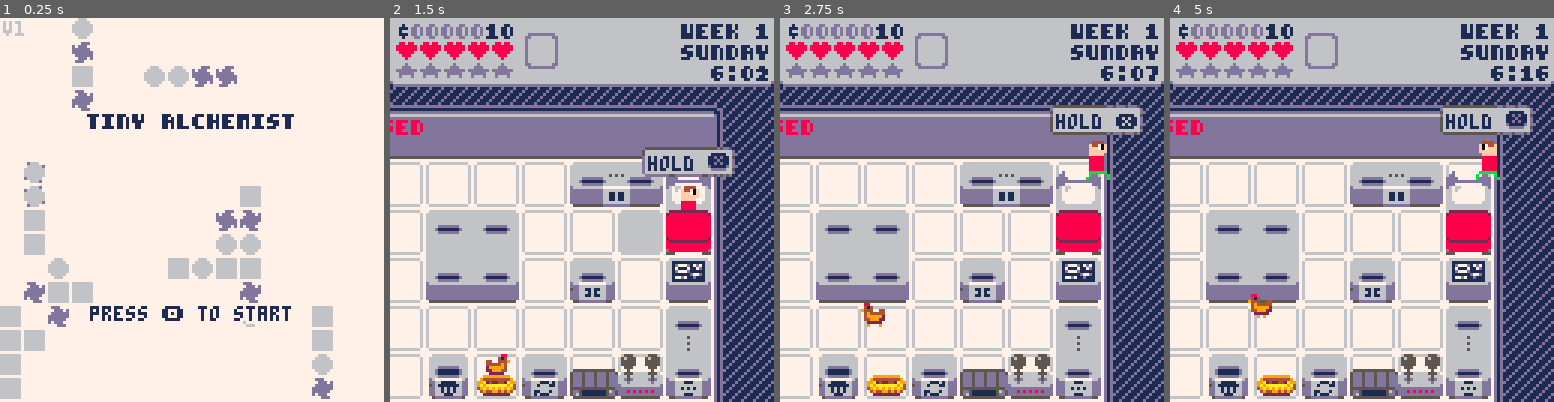
Above: before the commit, frames 1-4 (left to right).
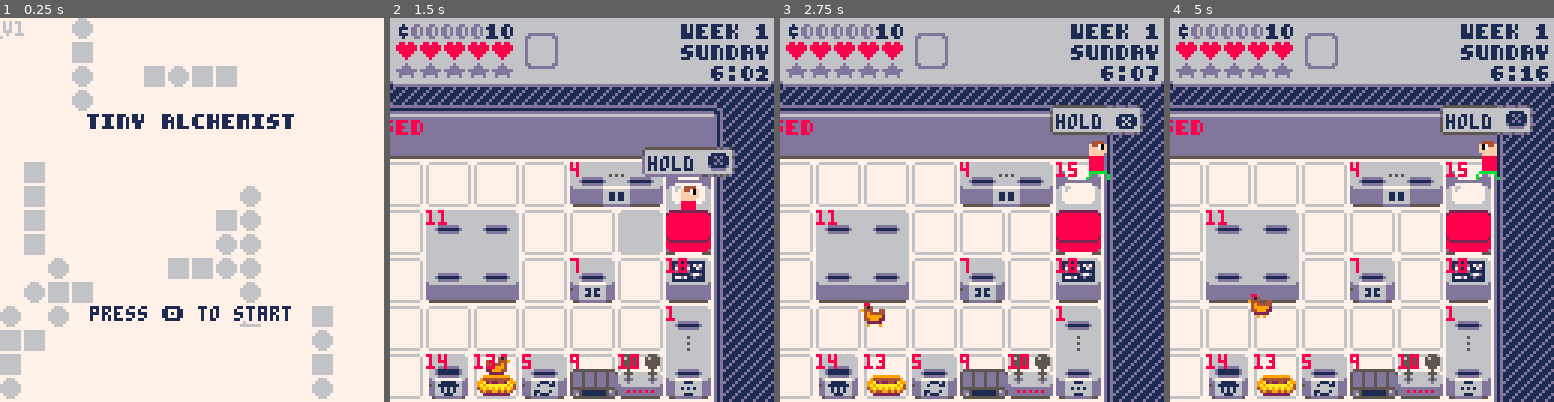
Above: after the commit, the same moments.

Repository: MisterWizard01/tiny_alchemist
Game: PICO-8 cartridge alchemy_2.p8
The game is run twice, just before and just after one commit, with the same random seed, the same clock (stepped at 60 frames per second) and the same inputs.
Inputs:
- Up to frame 1 (0.25 s): no input
- Up to frame 2 (1.5 s): tap X (X key) at 0.33, 1.07 s; tap O (Z key) at 0.7 s
- Up to frame 3 (2.75 s): hold Right 1.6-2.1 s; tap O (Z key) at 1.7, 2.1, 2.5 s; tap X (X key) at 1.85 s; hold Up 2.15-2.42 s; hold Right from 2.47 s (still down)
- Up to frame 4 (5 s): tap O (Z key) every 0.4 s from 2.9 to 4.9 s; tap X (X key) at 2.97, 4.08 s; release Right at 3.03 s; hold Left 3.08-3.58 s; hold Down 3.63-3.97 s; hold Right 4.02-4.68 s; hold Up from 4.73 s (still down)

The runs differ from the first frame. In frame 1, 3.6% of the frame differs, in the area x 0-87%, y 4-100%; in frame 2, 0.8%; in frame 3, 1.0%; in frame 4, 1.0%.

Commit message:
switch from menu system to dialogue system adjusted batteries and dynamos

Diff:
--- a/alchemy_2.p8
+++ b/alchemy_2.p8
@@ -4,50 +4,11 @@
 --tiny alchemist
 --by glenn cagle
 
---todo
--- battery blueprint
--- battery label in shop
--- money should update faster
---  when you buy something
-
--- editor sounds
--- collisions with top bed
--- wall machs?
---  editor
--- 	mirror for adjusting appearance?
-
--- batteries
--- story+tutorial dialogue
---	character creator
--- menu juice
---  animations
---  sounds
--- potion material
---  bird laying egg
--- offers shouldn't match
--- expand lab animation
-
---sounds
---00 footsteps
---01 generating power
---02 machine finished
---03 pick up potion
---04 place potion
---05 ding ding ding
---06 money change
---07 cha ching
---08 bird call
---09 bird gobble
---10 bird peck
---11 menu pop up
---12 westminster chimes
-
 function _init()
 	version="v1"
 	data_found=cartdata("mrwiz_alchemist_1")
 
-	music(0)
-	music_playing=true
+	music"0"
 	menuitem(3,"toggle music",toggle_music)
 
 	debug={}
@@ -64,15 +25,14 @@
 	fade_perc=0
 
 	--prime numbers for hashing
-	primes=split("3,5,7,11,13,17,19,23,29,31,37,41,43,47,53,59,61,67,71,73,79,83,89,97,101,103,107,109,113,127,131,137,139,149,151,157,163,167,173,179,181,191,193,197,199,211,223,227,229,233,239,241,251,257,263,269,271,277,281,283,293,307,311,313,317,331,337,347,349,353,359,367,373,379,383,389,397,401,409,419,421,431,433,439,443,449,457,461,463,467,479,487,491,499,503,509,521,523,541,547,557,563,569,571,577,587,593,599,601,607,613,617,619,631,641,643,647,653,659,661,673,677,683,691,701,709,719")
+	primes=split"3,5,7,11,13,17,19,23,29,31,37,41,43,47,53,59,61,67,71,73,79,83,89,97,101,103,107,109,113,127,131,137,139,149,151,157,163,167,173,179,181,191,193,197,199,211,223,227,229,233,239,241,251,257,263,269,271,277,281,283,293,307,311,313,317,331,337,347,349,353,359,367,373,379,383,389,397,401,409,419,421,431,433,439,443,449,457,461,463,467,479,487,491,499,503,509,521,523,541,547,557,563,569,571,577,587,593,599,601,607,613,617,619,631,641,643,647,653,659,661,673,677,683,691,701,709,719"
 	primes[0]=2
 
 	--buffer for sprites in lab
 	--to draw them in y-sort order
 	lab_sprs={}
 
-	dirx=split("-1,1,0,0,-1,1,-1,1")
-	diry=split("0,0,-1,1,-1,-1,1,1")
+	dirx,diry=split"-1,1,0,0,-1,1,-1,1",split"0,0,-1,1,-1,-1,1,1"
 
 	--custom font
 	poke(0x5600,unpack(split"5,8,7,0,0,0,0,0,0,0,0,0,0,0,0,0,0,0,0,0,0,0,0,0,0,0,0,0,0,0,0,0,0,0,0,0,0,0,0,0,0,0,0,0,0,0,0 …(2998 unchanged characters)…
@@ -87,7 +47,9 @@
 	tme=360
 	tread_butt="❎"
 	power=0
-	max_power=0
+	capacity=0
+	charge=0
+	power_draw=0
 
 	butt_hold=0
 	shop_size=14
@@ -95,17 +57,11 @@
 	shop_slide=54
 	hslide=0
 
-	--customers come between
-	--8:00 and 20:00
-	next_customer=480+rnd(720/13)
-	customers_left=6
-	--cur_cust=nil
-
 	lab_w,lab_h=7,5
 
 	--starting materials
-	mats=split"0,0,1,1,2,3"
-	--mats=split("0,0,0,0,1,1,1,1,2,2,3,3,4,4,5,5,6,6,7,7,8,9,10,11,12,13,14,15,16,17,18,19,20,21,22,23")
+	mats=split"0,1"
+	--mats=split"0,0,0,0,1,1,1,1,2,2,3,3,4,4,5,5,6,6,7,7,8,9,10,11,12,13,14,15,16,17,18,19,20,21,22,23"
 	upcharge=split"1,1.5,1.5,1.5,1.5,1.5,1.5,2.125,2.125,2.125,2.125,2.125,2.125,2.125,2.125,2.125,2.125,2.125,2.125,2,2,2,2,2.75,2.75,2.75,2.75,2.75,2.75,2.75,2.75"
 	upcharge[0]=1
 
@@ -135,9 +91,9 @@
 	flip_h[0]=0
 	flip_v[0]=0
 
-	mach_data=split2d("h cut,1,2,50,separates the top\nand bott …(936 unchanged characters)… rue,1,0,0,0,0,0,0,0,0,0,0,0|battery,1,1,30,stores unused power.,0,false,1,0,0,0,0,0,0,0,0,0,0,0|nest,1,1,30,chicken include …(304 unchanged characters)…
+	mach_data=split2d("h cut,1,2,50,separates the top\nand bott …(936 unchanged characters)… rue,1,0,0,0,0,0,0,0,0,0,0,0|battery,1,1,50,stores unused power.,0,false,1,0,60,71,3,7,0,0,0,0,0,0|nest,1,1,30,chicken include …(304 unchanged characters)…
 	mach_sprs=split2d("128,129,144,145,160,161,176,177|128,129,144,145,160,161,176,177|128,130,160,129,176,146,146,177|128 …(314 unchanged characters)…
-	blup_sprs=split2d("141,143,157,159,157,159,173,175|141,143, …(207 unchanged characters)… 58,159,157,158,158,159,173,174,174,175|171,172,187,188|107,108,123,124|141,143,173,175|93,94,1 …(72 unchanged characters)…
+	blup_sprs=split2d("141,143,157,159,157,159,173,175|141,143, …(207 unchanged characters)… 58,159,157,158,158,159,173,174,174,175|167,168,183,184|107,108,123,124|141,143,173,175|93,94,1 …(72 unchanged characters)…
 
 	conditions={
 		--1 no function
@@ -150,8 +106,8 @@
 		end,
 		--3 cut h ★?
 		function(p1,p2)
-		 local r1,r2=(p1 and p1.h or 0),
-		 	(p2 and p2.h or 0)
+		 local r1,r2=p1 and p1.h or 0,
+		 	p2 and p2.h or 0
 			return {abs(r1-r2)==2,
 				r1==2,r2==2}
 		end,
@@ -211,74 +167,53 @@
 
 	days=split"sunday,monday,tuesday,wednesday,thursday,friday,saturday"
 
-	dia_y,dia_y_targ=128,95
-
-	sleep_dia={{
-		text="do you want to go to\nsleep and save the\ngame?",
-		choices={
-			{
-				text="yes",
-				action=function()
-					fade_out()
-					if (tme>360) day+=1
-					tme=360 --6:00
-					save_game()
-					show_menu(menu_confirm)
+	dia_y,dia_y_targ,dia_text=
+		128,95,""
+
+	dia_table=split("do you want to go to sleep\nand save the game?|game saved!\nreturn to title or continue?|expand the lab?\nthis cannot be undone!","|")
+	choi_text=split2d("yes,no|title,continue|expand,back")
+	sleep_dia,confirm_dia,expand_dia=1,2,3
+
+	dia_actions={
+		{
+			function()
+				fade_out()
+				if (tme>360) day+=1
+				tme=360 --6:00
+				save_game()
+				show_dia(confirm_dia)
+			end,
+			function()
+				close_dia(update_game)
+			end,
+		},
+		{
+			function()
+				close_dia(update_title)
+				_drw=draw_title
+			end,
+			function()
+				start_day()
+				close_dia(update_game)
+			end,
+		},
+		{
+			function()
+				close_dia(update_editor)
+				if cur_x==lab_w then
+					lab_w+=1
+					money-=lab_h*5
+				else
+					lab_h+=1
+					money-=lab_w*5
 				end
-			},
-			{
-				text="no",
-				action=function()
-					close_menu(update_game)
-				end
-			},
+				fill_invalid_tiles()
+			end,
+			function()
+				close_dia(update_editor)
+			end,
 		}
-	}}
-	confirm_dia={{
-		text="game saved! return to\ntitle or continue?",
-		choices={
-			{
-				text="title",
-				action=function()
-					close_menu(update_title)
-					_drw=draw_title
-				end
-			},
-			{
-				text="continue",
-				action=function()
-					next_customer=480+rnd(720/13)
-					customers_left=6
-					close_menu(update_game)
-				end
-			},
-		}
-	}}
-	menu_expand={{
-		text="expand the lab? this\ncannot be undone!",
-		choices={
-			{
-				text="expand",
-				action=function()
-					close_menu(update_editor)
-					if cur_x==lab_w then
-						lab_w+=1
-						money-=lab_h*5
-					else
-						lab_h+=1
-						money-=lab_w*5
-					end
-					fill_invalid_tiles()
-				end
-			},
-			{
-				text="back",
-				action=function()
-					close_menu(update_editor)
-				end
-			},
-		}
-	}}
+	}
 
 	--actual blueprint mode cursor
 	cur_x,cur_y=0,0
@@ -296,10 +231,7 @@
 function _draw()
 	_drw()
 
-	--draw menus
-	if menu then
-		draw_menu(menu)
-	end
+	draw_dia()
 
 	--print debug messages
 	camera()
@@ -313,8 +245,6 @@
 end
 
 function update_game()
-	--debug.power=power
-
 	--clear lab buffer
 	lab_sprs={}
 
@@ -325,6 +255,9 @@
 
 	--reset shop_slide
 	shop_slide=54
+
+	--reset dialog box
+	dia_y=lerp(dia_y,128,.4,1)
 
 	--directional input
 	local dx,dy=0,0
@@ -436,13 +369,21 @@
 		end
 	end
 
-	--power+=.25
+	--battery power
+	local p=min(mach_count[12],charge)
+	charge-=p
+	power+=p
+	power_draw=0
 
 	for m in all(machines) do
+		--ready up
 		local pots=m.pots
 		if pots then
 			m.ready=
 				m.condition(unpack(pots,1,2))
+		end
+		if m.ready[1] then
+			power_draw+=1
 		end
 		add(lab_sprs,m)
 
@@ -458,20 +399,24 @@
 	end
 
 	--run machines
-	for i=1,#machines do
+	while power>0 and power_draw>0 do
 		local m=machines[1]
-		if run_mach(m) then
-			deli(machines,1)
-			add(machines,m)
+		if m.ready[1] then
+			power-=1
+			m.prog+=1/8--m.consum
+			if m.prog>=m.max_prog then
+				m.prog=0
+				m.pots=m.process(m.pots)
+				sfx"2"
+			end
 		else
-			break
-		end
-	end
-
-	--can't store more power than
-	--you have capacity for
-	--batteries=mach #12
-	power=min(mach_count[12]*30,power)
+			m.prog=0
+		end
+		add(machines,deli(machines,1))
+	end
+
+	charge=min(capacity,charge+power)
+	power=0
 
 	--update customers
 	--★
@@ -538,19 +483,15 @@
 	end
 
 	update_time()
-
-	--lerp money on hud
-	local prev=show_money
-	show_money=lerp(show_money,
-		money,.1,.2)
-	if (flr(prev%10)!=flr(show_money%10)) sfx(6)
+	update_money()
 end
 
 function update_editor()
-	update_time()
-
 	--slide the shop back up
 	shop_slide=lerp(shop_slide,54,.5,.2)
+
+	--slide dialog box down
+	dia_y=lerp(dia_y,128,.4,1)
 
 	local dx,dy,mx,my,mw,mh=
 		0,0,cur_x,cur_y,1,1
@@ -621,10 +562,10 @@
 			del(machines,m)
 		elseif cur_x==lab_w
 		and money>=lab_h*5 then
-			show_menu(menu_expand)
+			show_dia(expand_dia)
 		elseif cur_y==lab_h
 		and money>=lab_w*5 then
-			show_menu(menu_expand)
+			show_dia(expand_dia)
 		elseif cur_y<0 then
 			_upd=update_shop
 --			_drw=draw_shop
@@ -657,19 +598,26 @@
 			money+=mach_data[typ][4]
 			sel_mach=nil
 			mach_count[typ]-=1
+			if typ==12 then --battery
+				capacity-=960
+			end
 		end
 		butt_hold+=1
 	else
 		butt_hold=0
 	end
+
+	update_time()
+	update_money()
 end
 
 function update_shop()
-	update_time()
-
 	--slide the shop down
 	shop_slide=lerp(shop_slide,0,.5,.2)
 	hslide=lerp(hslide,0,.5,.02)
+
+	--slide the dialog box down
+	dia_y=lerp(dia_y,128,.4,1)
 
 	if btnp(❎) then
 		_upd=update_editor
@@ -699,6 +647,9 @@
 			hslide=1
 		end
 	end
+
+	update_time()
+	update_money()
 end
 
 --updates the in game clock
@@ -711,6 +662,14 @@
 	if tme==480 or tme==1200 then
 		sfx(12)
 	end
+end
+
+function update_money()
+	--lerp money on hud
+	local prev=show_money
+	show_money=lerp(show_money,
+		money,.1,.2)
+	if (flr(prev%10)!=flr(show_money%10)) sfx(6)
 end
 
 function draw_game()
@@ -916,9 +875,8 @@
 
 --	map(64,0)
 
-	--machine labels
+	--machines
 	for m in all(machines) do
-		local mx,my=m.x,m.y
 		draw_mach(m,true)
 	end
 
@@ -1015,12 +973,12 @@
 			rrectfill2(x+1,67-shop_slide,
 				11,9,10)
 			md=mach_data[ind]
+			rectfill2(x+2,68-shop_slide,
+					9,7,6)
 			if md[10]>0 then
 				sspr(md[10],md[11],9,7,x+2,
 					68-shop_slide)
 			else
-				rectfill2(x+2,68-shop_slide,
-					9,7,6)
 				print(sub(md[1],1,1),x+5,
 					69-shop_slide,1)
 			end
@@ -1081,6 +1039,13 @@
 		print("❎ back",2,16,7)
 	end
 end
+
+function start_day()
+	--customers come between
+	--8:00 and 20:00
+	next_customer=480+rnd(720/13)
+	customers_left=6
+end
 -->8
 --sprites
 
@@ -1808,9 +1773,8 @@
 		w=w*16,h=h*16,
 		lw=w,lh=h,
 		draw=mach_draw,
-		consum=.5,
 		prog=0,
-		max_prog=15,
+		max_prog=30,
 		min_count=min_count,
 		condition=conditions[cond],
 		process=processes[proc],
@@ -1820,12 +1784,6 @@
 	if container=="true" then
 		m.pots={}
 	end
---	m.label_sx,m.label_sy,
---	m.label_dx,m.label_dy,
---	m.led1_x,m.led1_y,
---	m.led2_x,m.led2_y,
---	m.led3_x,m.led3_y=
---	unpack(data,9)
 
 	add(machines,m)
 	mach_count[typ]+=1
@@ -1842,6 +1800,8 @@
 		half_box(m)
 	elseif name=="treadmill" then
 		m.w,m.h=0,0
+	elseif name=="battery" then
+		capacity+=960
 	end
 
 	return m
@@ -1865,28 +1825,6 @@
 	if (not m or not m.pots) return
 	local px,py=(x-m.x)\16,(y-m.y)\16
 	return m,m.lw*py+px+1
-end
-
---adds power to the given
---machine
---returns false only if there
---isn't enough power to run it
-function run_mach(m)
-	if m.ready[1] then
-		if power>=m.consum then
-			power-=m.consum
-			m.prog+=1
-			if m.prog>=m.max_prog then
-				m.prog=0
-				m.pots=m.process(m.pots)
-				sfx(2)
-			end
-			return true
-		end
-	else
-		m.prog=0
-		return true
-	end
 end
 
 --trades potions w the
@@ -1941,7 +1879,15 @@
 end
 
 function do_treadmill(m)
-	power+=1
+	local dynamos=0
+	for i=1,4 do
+		local m=get_mach(m.x+dirx[i]*16,
+			m.y+diry[i]*16)
+		if m and m.name=="dynamo" then
+			dynamos+=1
+		end
+	end
+	power+=8*dynamos
 	웃.frame=1
 	m.frame=(m.frame+1)%4
 end
@@ -2007,6 +1953,13 @@
 		end
 	end
 
+	--battery leds
+	if m.name=="battery" then
+		for i=1,4*charge/capacity+sin(time())/2+.5 do
+			pset(m.x+2,m.y+15-i*2,8)
+		end
+	end
+
 	--potions in machines
 	if m.pots then
 		for py=0,m.lh-1 do
@@ -2031,6 +1984,9 @@
 		rectfill2(bar_x+1,bar_y+1,
 			13*m.prog/m.max_prog,2,10)
 	end
+
+	--debug stuff
+	print(m.typ,m.x,m.y,8)
 end
 
 --wrapper function to be the
@@ -2049,91 +2005,72 @@
 -->8
 --hud and ui
 
-function show_dia(d)
-	dialog=d
-	dia_page=1
+function show_dia(ind)
+	cur_dia=ind
 	dia_char=0
 	_upd=update_dia
-	_drw=draw_dia
 	sel=1
-	sfx(11)
+	sfx"11"
 end
 
 function update_dia()
-	cur_dia=dialog[dia_page]
 	if dia_y>dia_y_targ then
 		dia_y=lerp(dia_y,dia_y_targ,.4,1)
 	else
 		dia_char+=1
-		dia_text=sub(cur_dia.text,1,dia_char)
-	end
-
-	if cur_dia.choices then
+	end
+
+	local choices=dia_actions[cur_dia]
+
+	if choices then
 		if btnp(⬅️) then
 			sel=max(sel-1,1)
 		elseif btnp(➡️) then
-			sel=min(sel+1,#cur_dia.choices)
+			sel=min(sel+1,#choices)
 		end
 	end
 
 	if btnp(🅾️) then
-		if dia_char<#cur_dia.text then
-			dia_char=#cur_dia.text
-		elseif cur_dia.choices then
-			cur_dia.choices[sel].action()
+		if dia_char<#dia_table[cur_dia] then
+			dia_char=#dia_table[cur_dia]
+		elseif choices then
+			choices[sel]()
 		else
-			next_page()
-		end
-	end
-end
-
-function next_page(next_upd)
-	dia_page+=1
-	dia_char=0
-	if dia_page>#dialog then
-		close_dia()
-	end
-end
-
-function close_menu(new_upd)
-	dia_page=1
-	dia_text=""
-	_upd=new_upd
-	sfx(4)
+			cur_dia+=1
+			dia_char=0
+		end
+	end
+end
+
+function close_dia(new_upd)
+	dia_page,dia_text,_upd=1,"",new_upd
+	sfx"4"
 end
 
 function draw_dia()
-	cls(7)
-
-	--portrait
-	rrectfill2(0,dia_y,33,34,13)
-	rrectfill2(0,dia_y+1,32,34,6)
-
-	--text box
-	rrectfill2(32,dia_y,96,34,13)
-	rrectfill2(33,dia_y+1,95,34,6)
-
-	if cur_dia then
-		if cur_dia.name then
-			print("\14"..cur_dia.name,
-				35,dia_y+3,1)
-			print(show_text,39,dia_y+12,
-				1)
-		else
-			print(show_text,39,dia_y+3,1)
-		end
-
-		if cur_dia.choices
-		and dia_char>#cur_dia.text then
-			local inc=96/(1+#cur_dia.choices)
-			for i=1,#cur_dia.choices do
-				printc(cur_dia.choices[i].text,
-					32+inc*i,dia_y+24,sel==i and 1 or 13)
+	rrectfill2(0,dia_y,128,34,13)
+	rrectfill2(0,dia_y+1,128,34,6)
+	if not cur_dia then return end
+
+	local text,choices=
+		sub(dia_table[cur_dia],1,dia_char),
+		choi_text[cur_dia]
+
+	print(text,7,dia_y+3,1)
+
+	if choices
+	and dia_char>#text then
+		local inc=128/(1+#choices)
+		for i=1,#choices do
+			local t,c="  ",13
+			if sel==i then
+				c=1
+				t="🅾️"
 			end
-		end
-	end
-
-	print(dia_char,1,1,8)
+			printc(t..choices[i],
+				inc*i,dia_y+24,c)
+		end
+	end
 end
 
 function update_title()
@@ -2142,9 +2079,12 @@
 		fade_perc=max(fade_perc-0.04,0)
 	end
 
+	dia_y=lerp(dia_y,128,.4,1)
+
 	if btnp(🅾️) then
 		_upd=update_game
 		_drw=draw_game
+		start_day()
 	end
 
 	--background animation
@@ -2574,9 +2513,6 @@
 
 
 
-__gff__
-0000000000000000000000000000000000000000000000000000000000000000000000000000000000000000000000000000000000000000000000000000000000000000000000000000000000000000000000000000000001010100000000000000000000000000010101000000000000000000000000000101010000000000
-0101010000000000000202010100000001010100000000000001010101000000010101010101000001020201010000000101010000010000000101010100000000000000000000000000000002020000000000000000000000020200010100000202000001010000000101000000000001010101010101010000000000000000
 __map__
 000000000000b3b4b3b46a6969696969696969696969696969696969696969696969696969696969696969696969696900000000000000000000000000000000000000000000000000006a6969696969696969696969696969696969696969696969696969696969696969696969696969696969696969696969696969696969
 000000000000b3b4b3b4785959595959595959595959595959595a6969696969696969696969696969696969696969690000000000000000000000000000000000000000000000000000785959595959595959595959595959595a69696969696969696969696969696969696969696969696969696969696969696969696969
Not shown, changed: 25 lines of the sprite sheet (__gfx__) section of alchemy_2.p8
